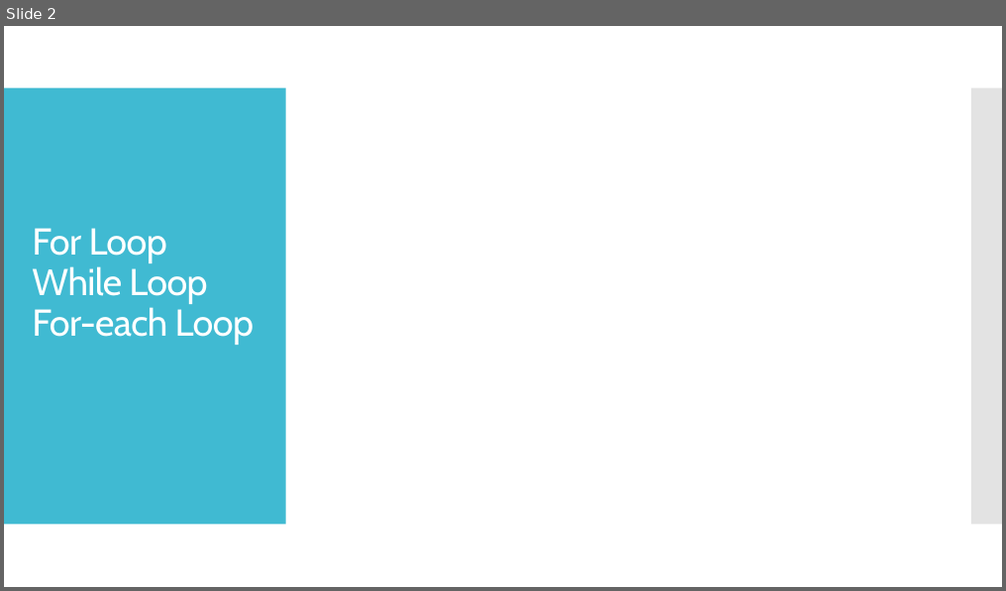
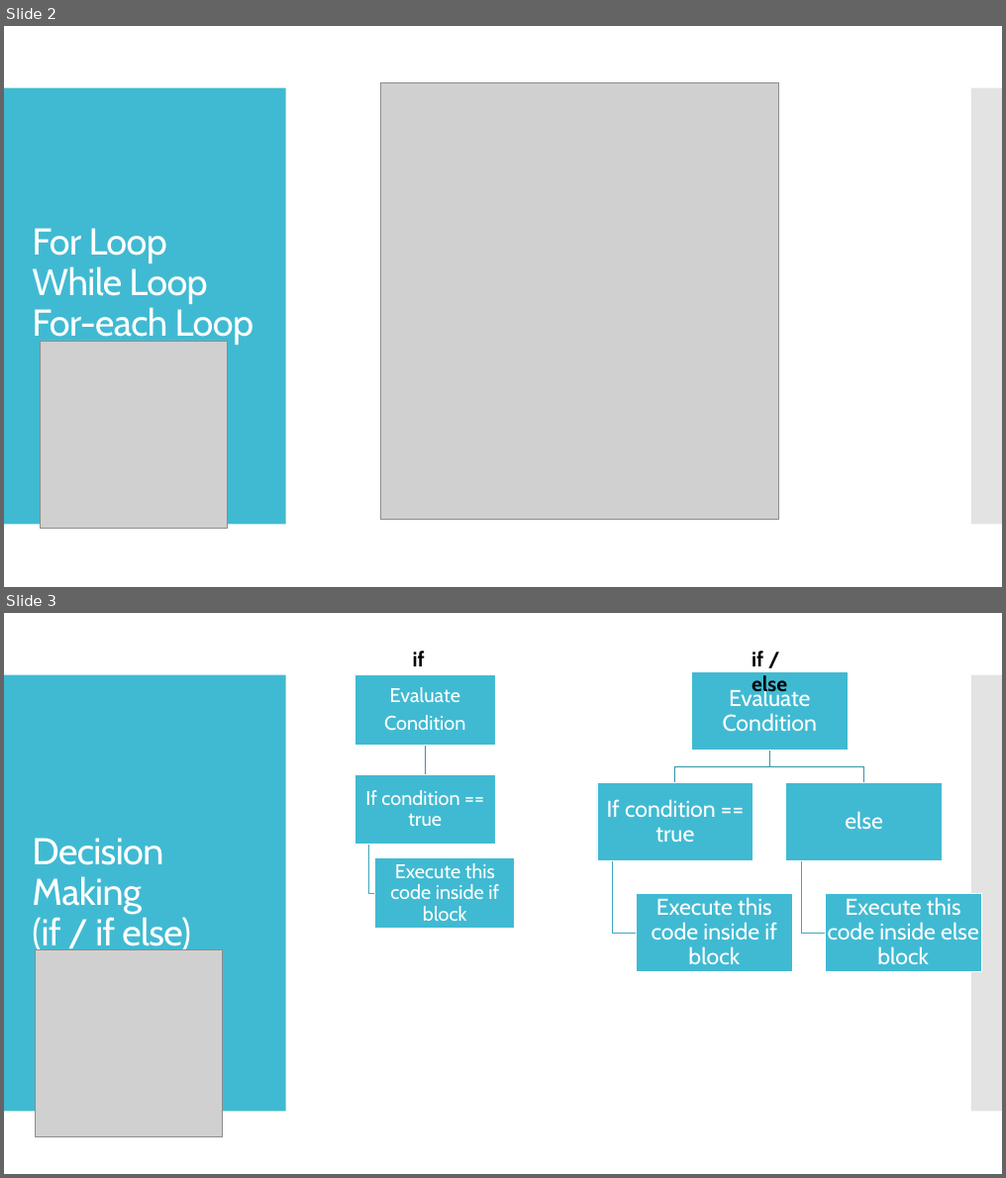
Before and after one commit to kevinlin47/Learn_Go, a slide deck: For_loops_slices_conditionals/loops_conditionals_slices.pptx. Shown one above the other, each under a label of ours: slide 2 before the commit, slides 2 and 3 after it. The pictures are 1006x591 and 1006x1178 pixels, drawn with LibreOffice and Linux fonts; fonts in the diff are those of the drawing; grey boxes stand for pictures. Boxes give left, top, right and bottom in pixels: in the first picture for what was removed or moved away, otherwise in the second. Text is boxed around its words. In the diff, an @@ line names an element or a change of style, - is before the commit and + after.

Commit message:
Add and fill in slides for decision making

```diff
--- a/For_loops_slices_conditionals/loops_conditionals_slices.pptx
+++ b/For_loops_slices_conditionals/loops_conditionals_slices.pptx
@@ slide 3 added at [4, 613, 1002, 1174], background #FFFFFF; not listed: 2 template elements that a slide beside it also shows @@
@@ text added at [413, 651, 425, 666], 20 pt, text #000000, bold @@
+if
@@ text added at [751, 651, 787, 697], 20 pt, text #000000, bold @@
+if / else
@@ title added at [32, 838, 191, 955], 36 pt, text #FFFFFF @@
+Decision Making
+(if / if else)
@@ group added at [355, 675, 515, 928]: 3 rectangles, 3 texts, 2 freeform shapes @@
+Evaluate
+Condition
+If condition == true
+Execute this code inside if block
@@ group added at [597, 672, 982, 972]: 5 rectangles, 5 texts, 4 freeform shapes @@
+Evaluate Condition
+If condition == true
+Execute this code inside if block
+else
+Execute this code inside else block
@@ picture added at [35, 950, 222, 1137] @@
@@ slide 2 changed as well @@
@@ picture added at [380, 83, 779, 520] @@
@@ picture added at [41, 341, 228, 528] @@
```
Also in this commit, not shown: 1 other slide changed, 1 other slide added, 2 other files.
